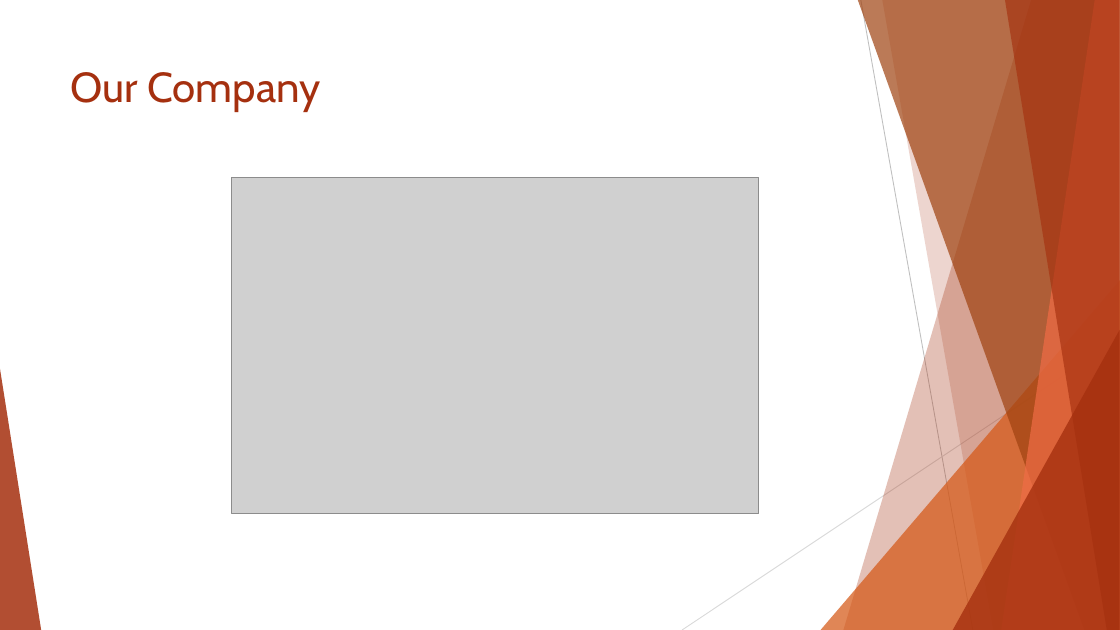
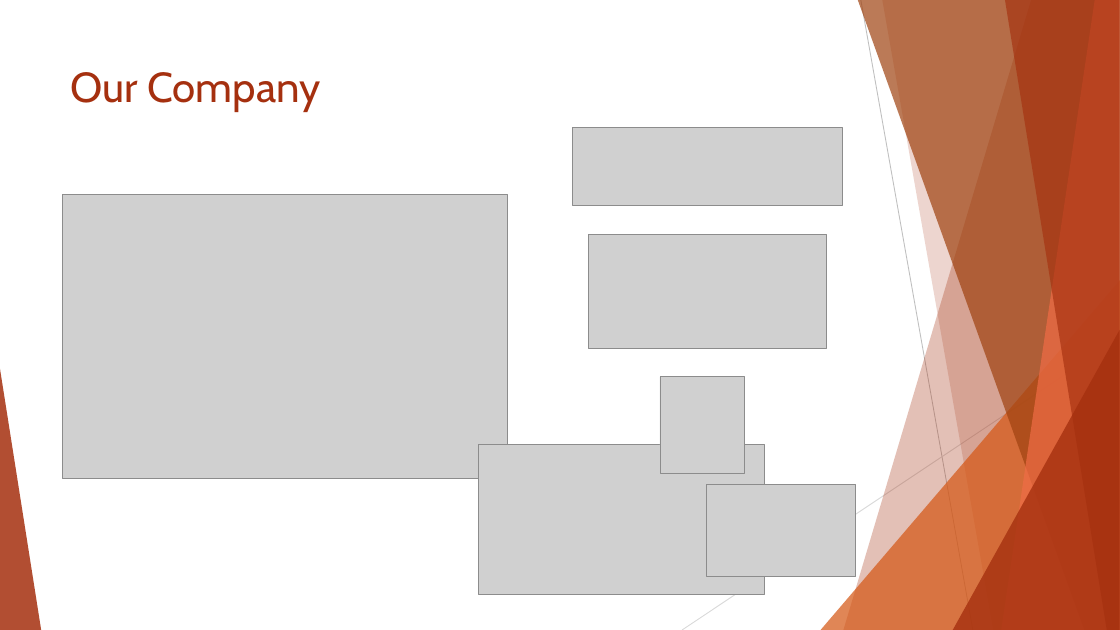
Before and after one commit to sithlordtom2/IS-356-Group-Site, a slide deck: slide 2 of GroupOneSite/src/GroupOneSite/wwwroot/MilestoneDocuments/Presentation 1.pptx. Drawn at 1120x630 pixels with LibreOffice and Linux fonts; fonts in the diff are those of the drawing; grey boxes stand for pictures. Boxes give left, top, right and bottom in pixels: in the first picture for what was removed or moved away, otherwise in the second. Text is boxed around its words. In the diff, an @@ line names an element or a change of style, - is before the commit and + after.

Commit message:
Updated the powerpoint

```diff
--- a/GroupOneSite/src/GroupOneSite/wwwroot/MilestoneDocuments/Presentation 1.pptx
+++ b/GroupOneSite/src/GroupOneSite/wwwroot/MilestoneDocuments/Presentation 1.pptx
@@ picture added at <box>573,128,843,206</box> @@
@@ picture: place and size @@
-picture at <box>232,177,759,514</box>
+picture at <box>62,194,507,478</box>
@@ picture added at <box>588,234,827,348</box> @@
@@ picture added at <box>660,377,745,474</box> @@
@@ picture added at <box>478,444,764,595</box> @@
@@ picture added at <box>707,485,856,577</box> @@
```
Also in this commit, not shown: 4 slides added, 2 slides removed.
